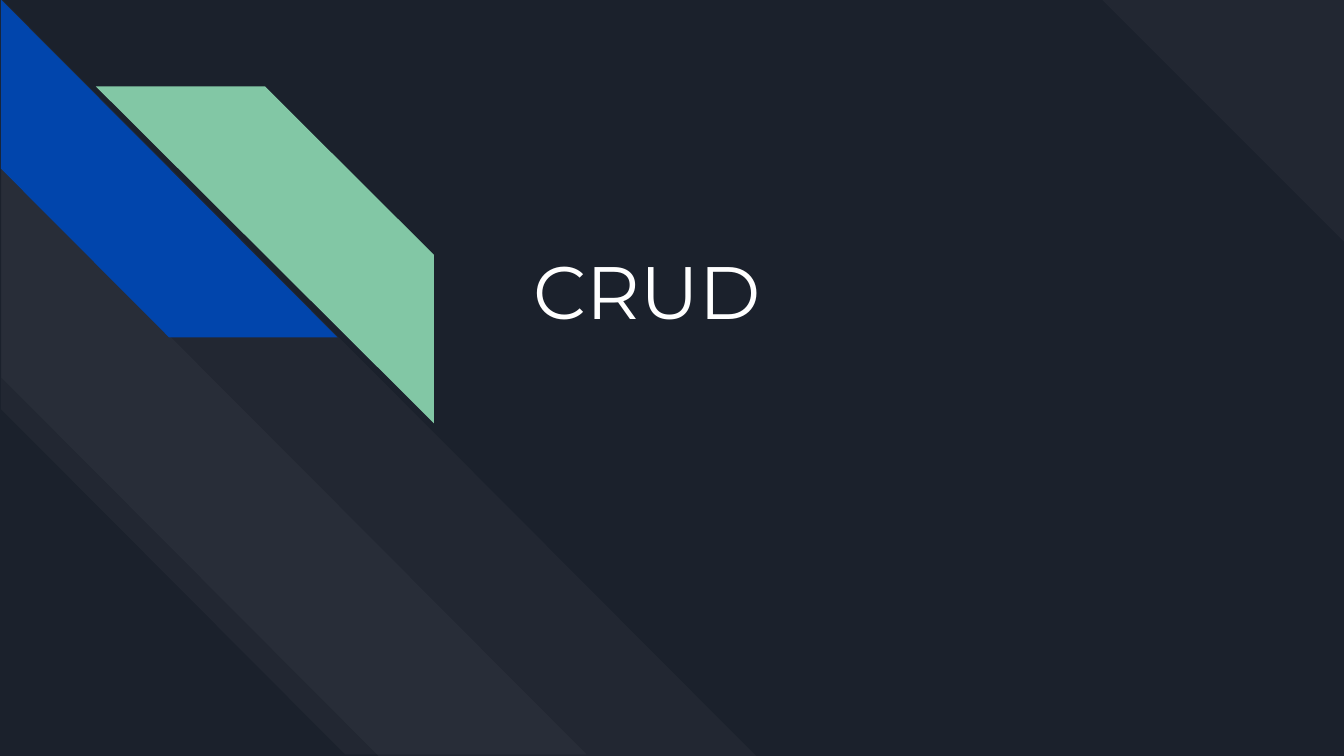
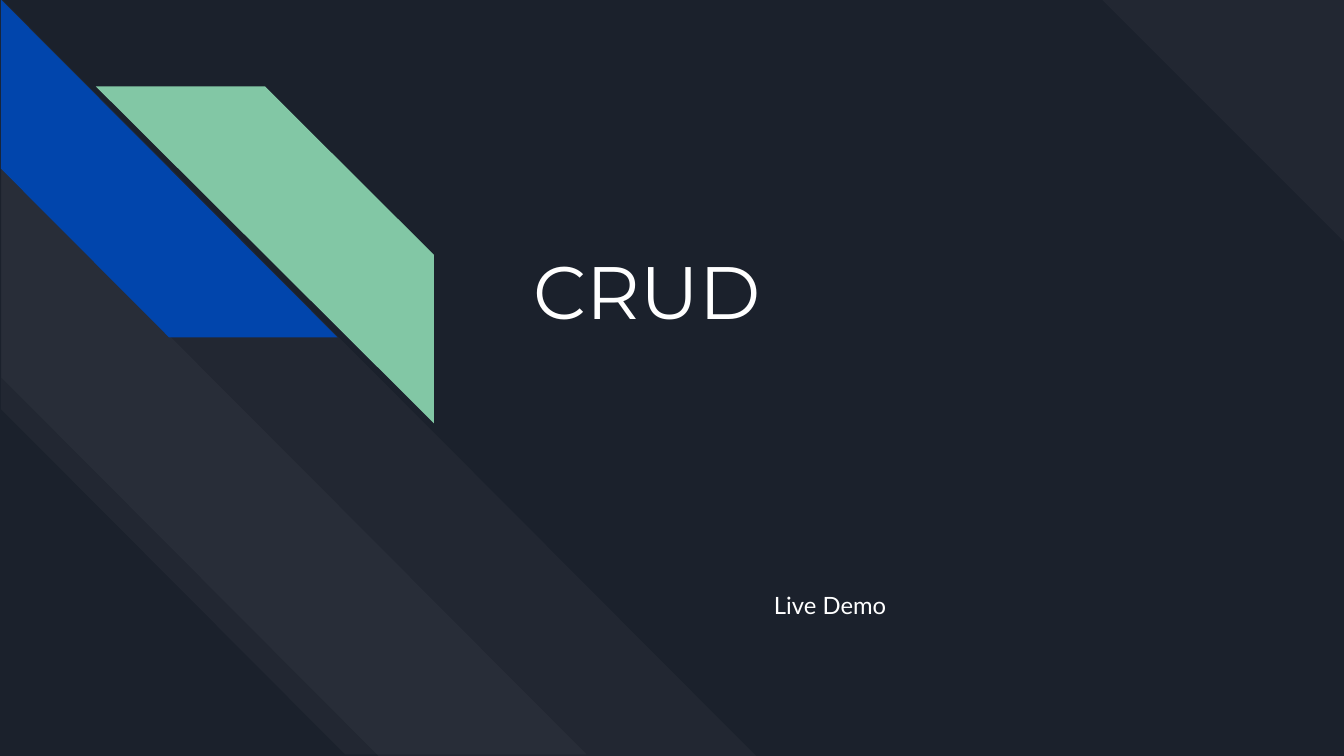
Before and after one commit to bulhard/Web-Programming, a slide deck: slide 26 of 00 Presentations/06 Working with Database.pptx (slide 17 before the commit). Drawn at 1344x756 pixels with LibreOffice and Linux fonts; fonts in the diff are those of the drawing. Boxes give left, top, right and bottom in pixels: in the first picture for what was removed or moved away, otherwise in the second. Text is boxed around its words. In the diff, an @@ line names an element or a change of style, - is before the commit and + after.

Commit message:
06

```diff
--- a/00 Presentations/06 Working with Database.pptx
+++ b/00 Presentations/06 Working with Database.pptx
@@ subtitle added at <box>774,596,887,614</box>, 17 pt, text #FFFFFF @@
+Live Demo
```
Also in this commit, not shown: 1 other slide changed, 29 slides added, 8 slides removed.
